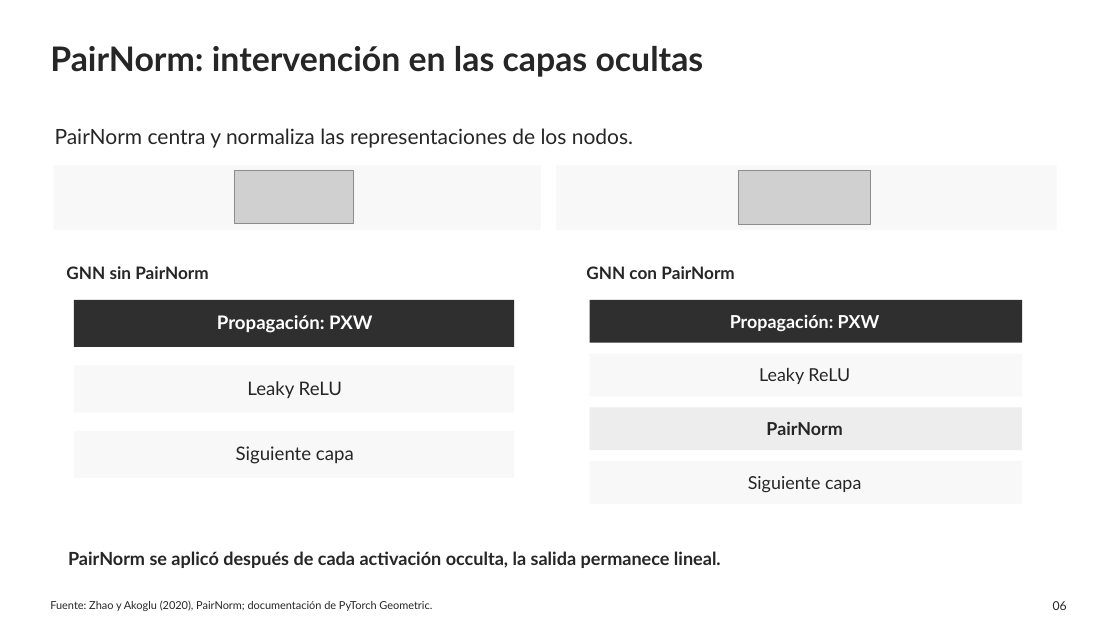
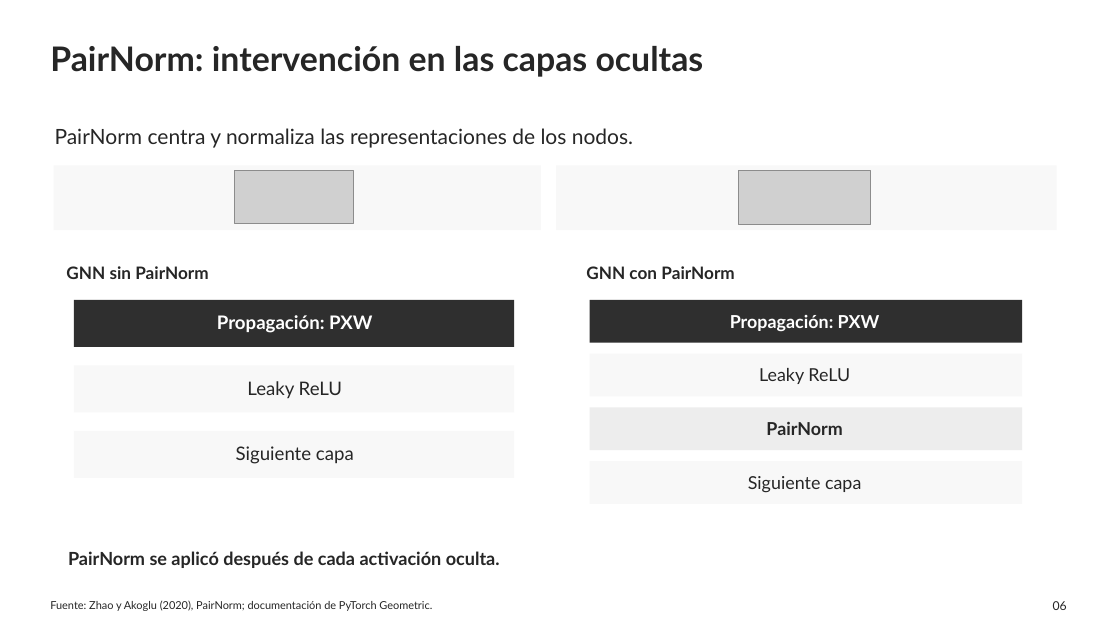
Before and after one commit to WeimarArenas/Proyecto-Grafos, a slide deck: slide 6 of Presentacion_Backward_Oversmoothing.pptx. Drawn at 1120x630 pixels with LibreOffice and Linux fonts; fonts in the diff are those of the drawing; grey boxes stand for pictures. Boxes give left, top, right and bottom in pixels: in the first picture for what was removed or moved away, otherwise in the second. Text is boxed around its words. In the diff, an @@ line names an element or a change of style, - is before the commit and + after.

```diff
--- a/Presentacion_Backward_Oversmoothing.pptx
+++ b/Presentacion_Backward_Oversmoothing.pptx
@@ text at [68, 551, 500, 568]: text changed @@
-PairNorm se aplicó después de cada activación occulta, la salida permanece lineal.
+PairNorm se aplicó después de cada activación oculta.
```
Also in this commit, not shown: 6 other slides changed.
